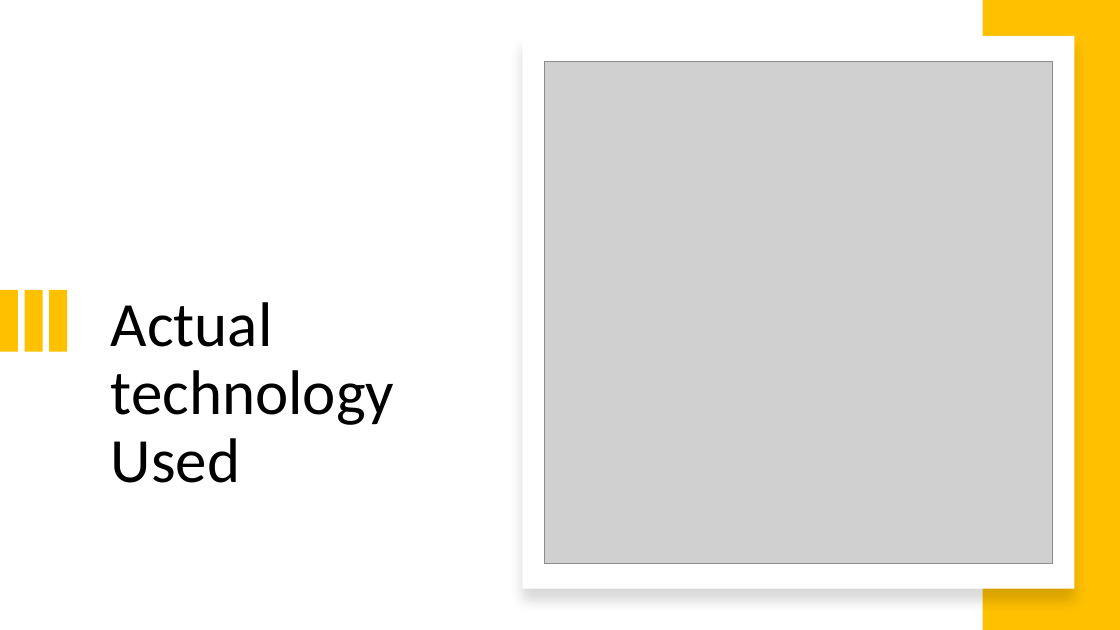
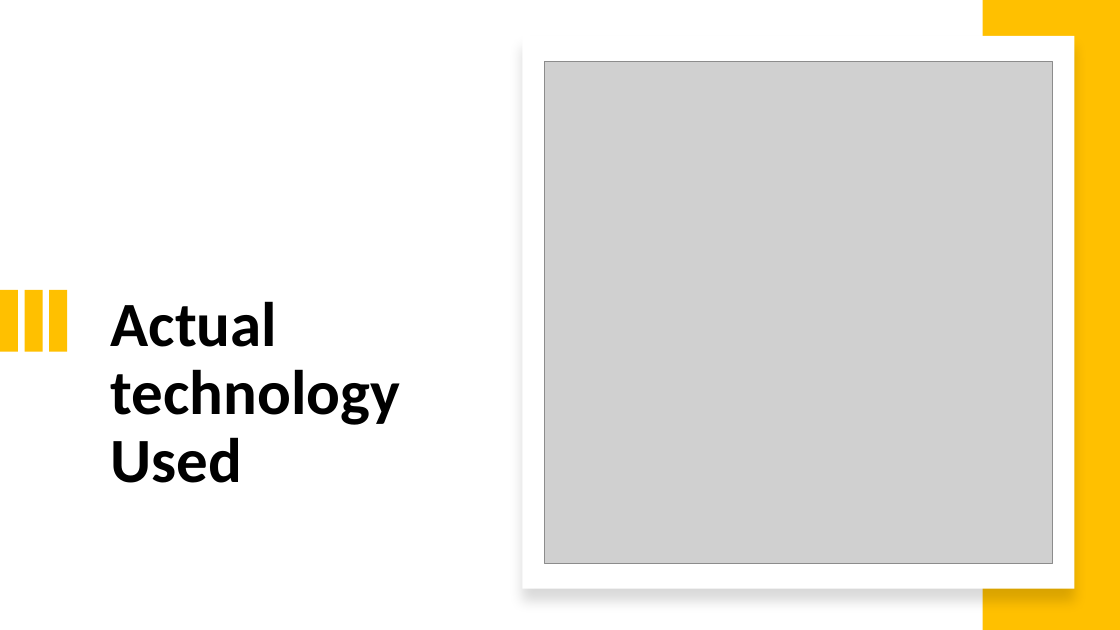
Before and after one commit to smarttommyau/aiot_bedroom, a slide deck: slide 7 of project_documents/P21_pitching_deck_AIoT Bedroom.pptx. Drawn at 1120x630 pixels with LibreOffice and Linux fonts; fonts in the diff are those of the drawing; grey boxes stand for pictures. Boxes give left, top, right and bottom in pixels: in the first picture for what was removed or moved away, otherwise in the second. Text is boxed around its words. In the diff, an @@ line names an element or a change of style, - is before the commit and + after.

```diff
--- a/project_documents/P21_pitching_deck_AIoT Bedroom.pptx
+++ b/project_documents/P21_pitching_deck_AIoT Bedroom.pptx
@@ title "Actual technology Used" at [111, 301, 400, 483]: bold on @@
```
Also in this commit, not shown: 7 other slides changed, 13 slides added.
